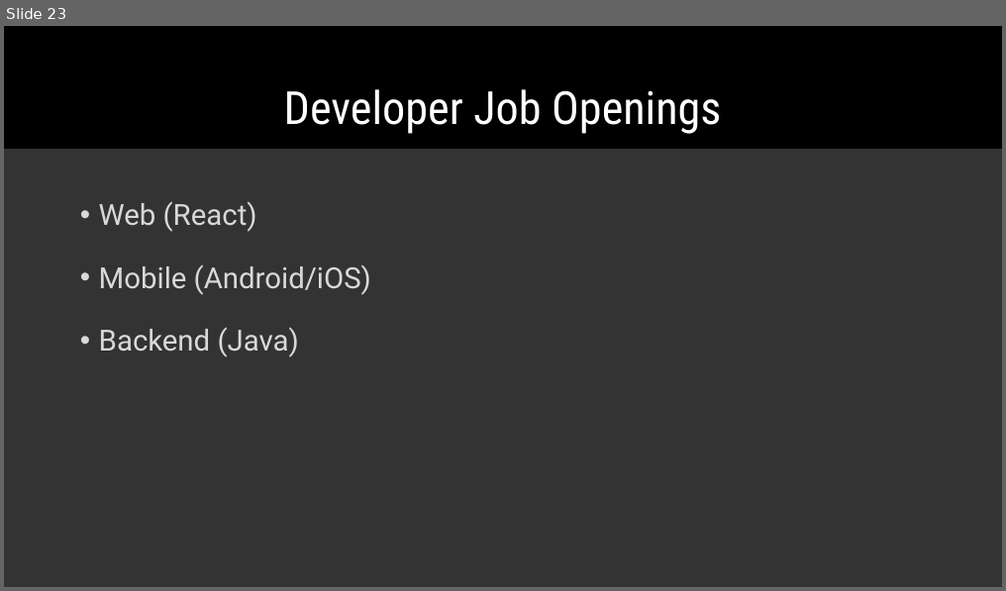
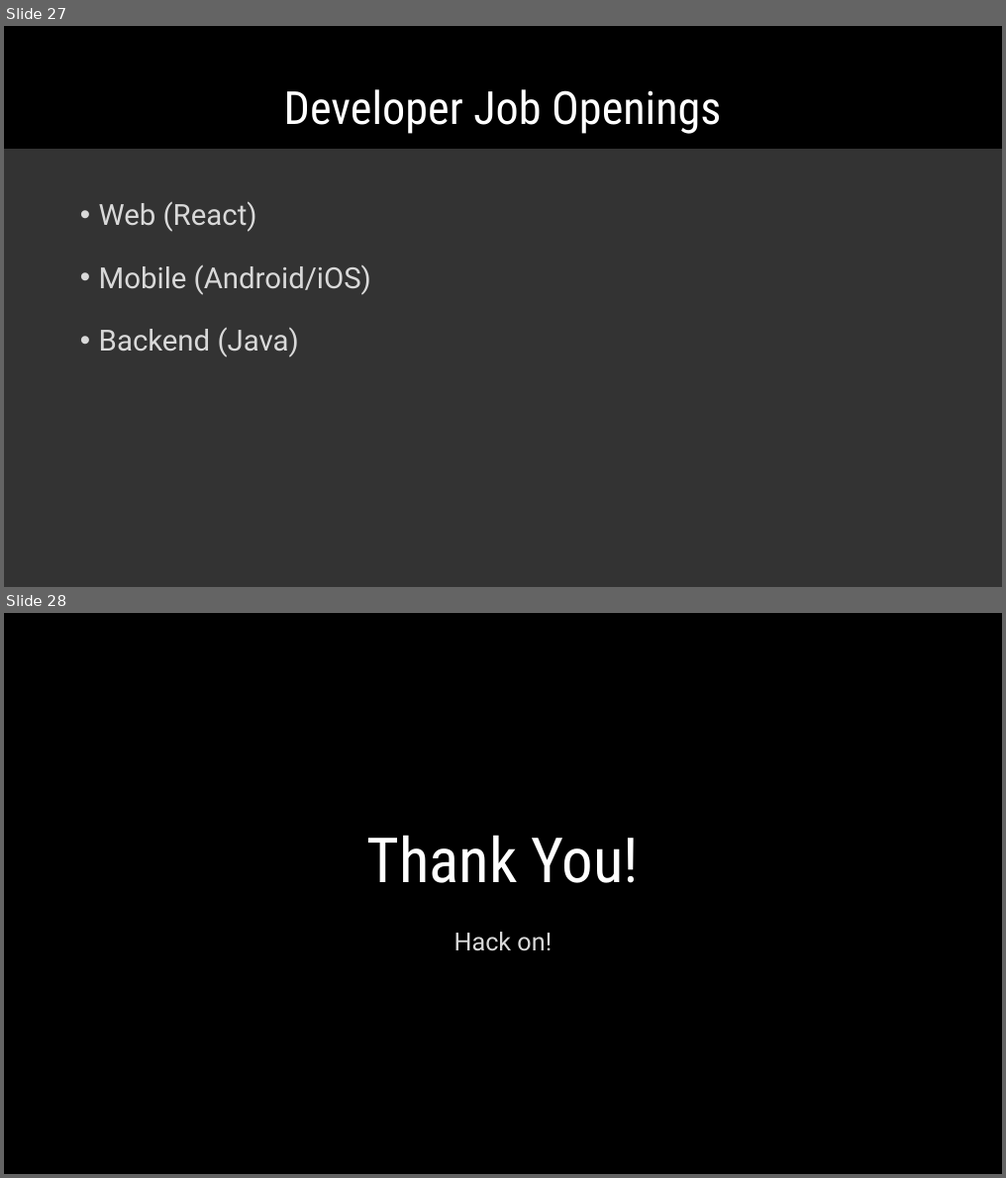
Before and after one commit to Temoto-kun/react-workshop-2018, a slide deck: docs/React.js.pptx. Shown one above the other, each under a label of ours: slide 23 before the commit, slides 27 and 28 after it. The pictures are 1006x591 and 1006x1178 pixels, drawn with LibreOffice and Linux fonts; fonts in the diff are those of the drawing. Boxes give left, top, right and bottom in pixels: in the first picture for what was removed or moved away, otherwise in the second. Text is boxed around its words. In the diff, an @@ line names an element or a change of style, - is before the commit and + after.

```diff
--- a/docs/React.js.pptx
+++ b/docs/React.js.pptx
@@ slide 28 added at <box>4,613,1002,1174</box>, background #333333 @@
@@ rectangle added at <box>4,613,1002,1174</box>, fill #000000 @@
@@ title added at <box>366,835,640,883</box>, 60 pt, text #FFFFFF @@
+Thank You!
@@ subtitle added at <box>454,932,551,952</box>, 24 pt, text #D9D9D9 @@
+Hack on!
@@ what was slide 23 is now slide 27 @@
```
Also in this commit, not shown: 2 slides changed, 4 other slides added.
